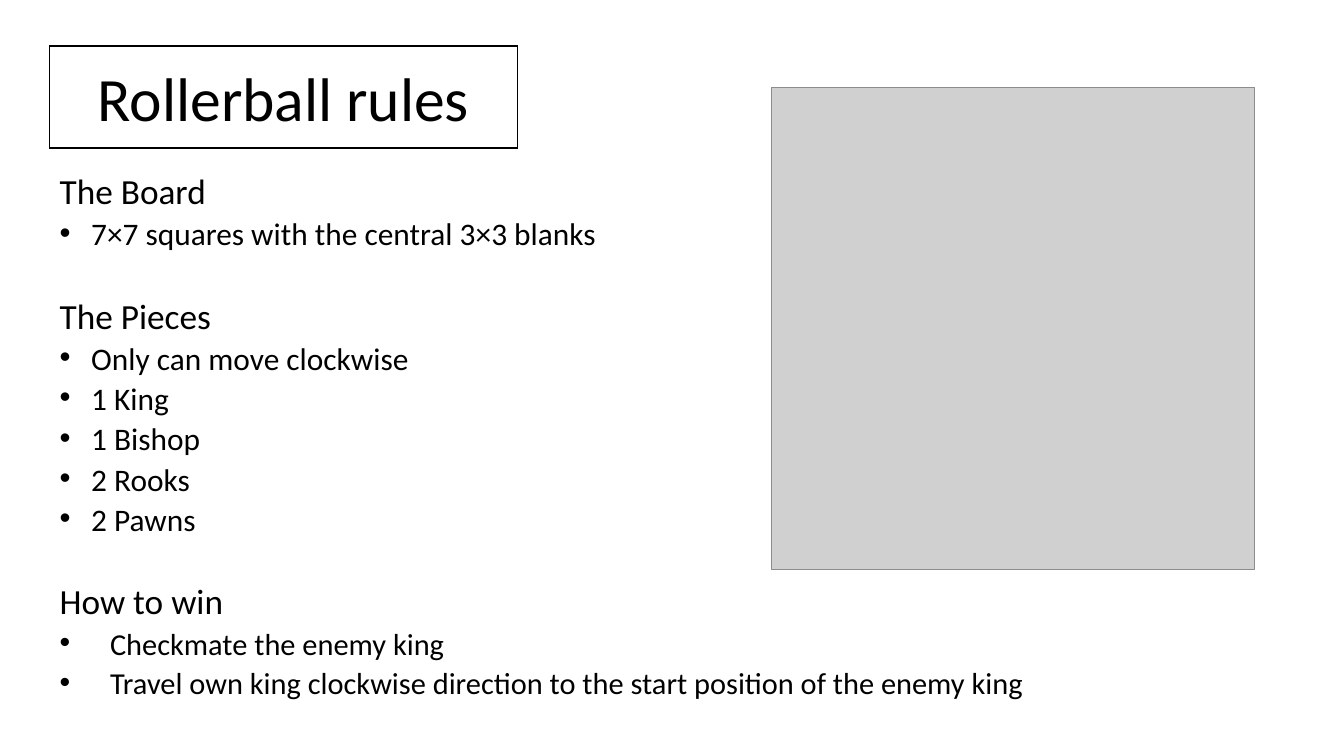
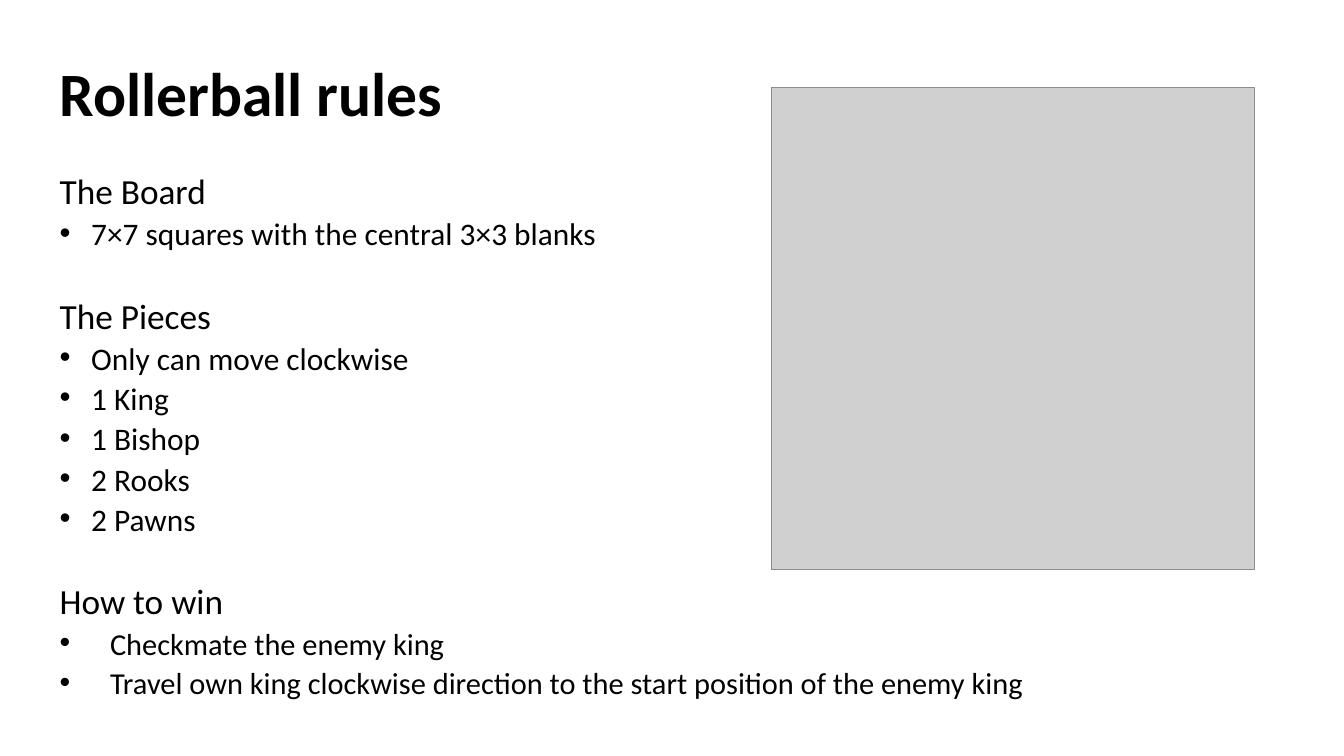
Before and after one commit to Chris-Schaffer/cs414-f18-001-stringCheese, a slide deck: slide 2 of Documents P3/CS 414 Rollerball Project 03.pptx. Drawn at 1344x756 pixels with LibreOffice and Linux fonts; fonts in the diff are those of the drawing; grey boxes stand for pictures. Boxes give left, top, right and bottom in pixels: in the first picture for what was removed or moved away, otherwise in the second. Text is boxed around its words. In the diff, an @@ line names an element or a change of style, - is before the commit and + after.

```diff
--- a/Documents P3/CS 414 Rollerball Project 03.pptx
+++ b/Documents P3/CS 414 Rollerball Project 03.pptx
@@ text "Rollerball rules": place and size @@
-text "Rollerball rules" at <box>49,45,517,148</box>
+text "Rollerball rules" at <box>60,72,442,117</box>
@@ text "Rollerball rules" at <box>60,72,442,117</box>: bold on; alignment centre to left; line spacing 1 to 0.9; vertical alignment middle to top; fill #FFFFFF to none; outline #000000 1 pt to none @@
```
Also in this commit, not shown: 7 other slides changed.
